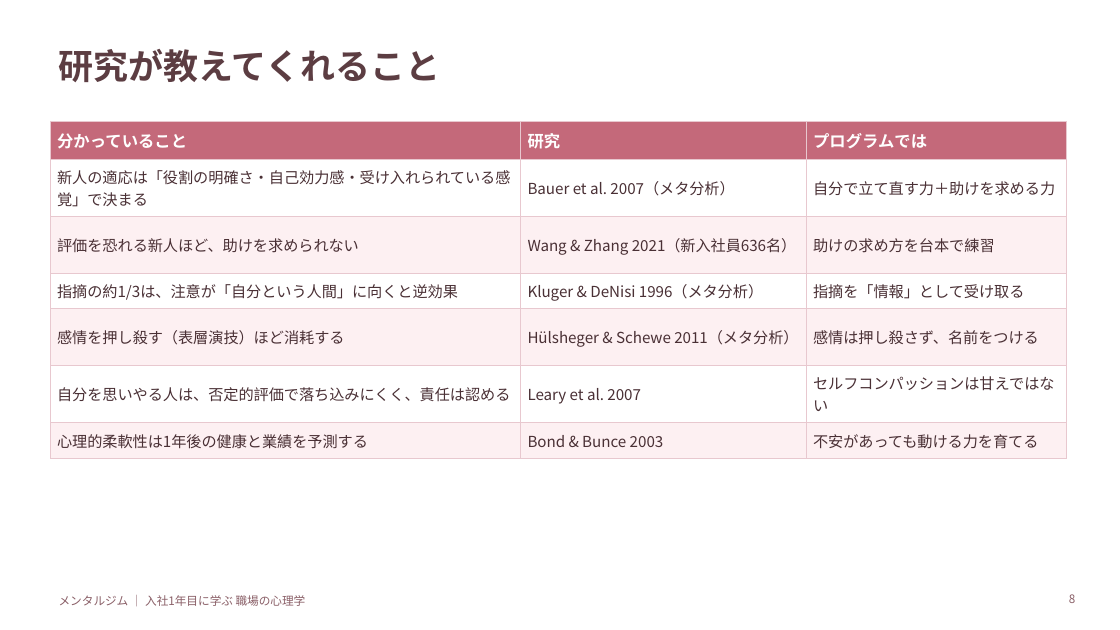
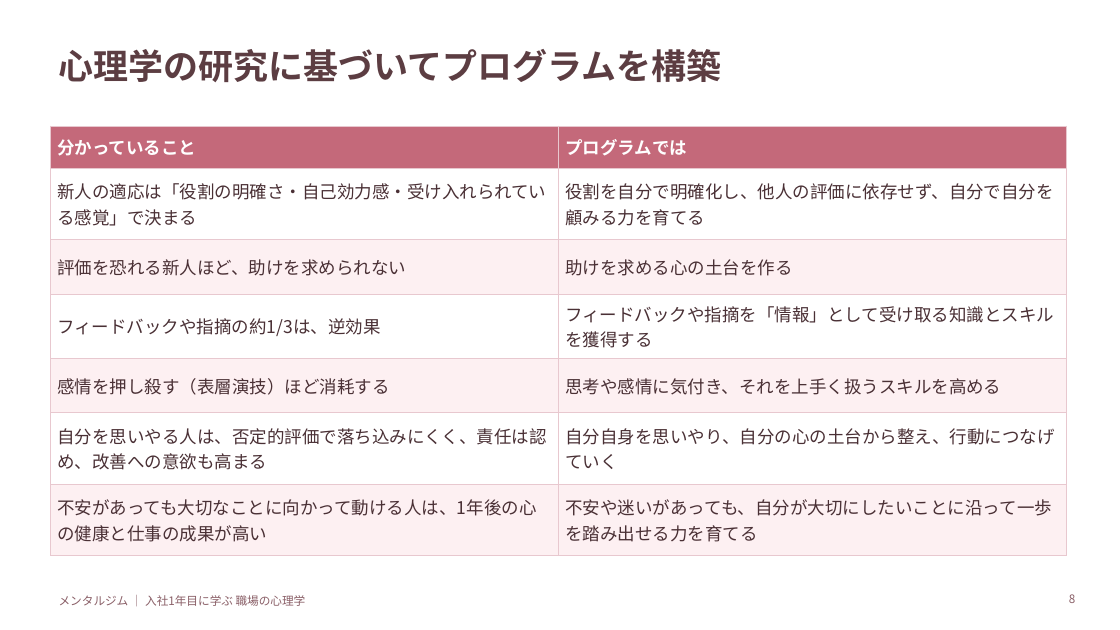
Before and after one commit to cocorest/mentalgym, a slide deck: slide 8 of programs/newcomer-first-year/slides/01_本研修_入社1年目に学ぶ職場の心理学.pptx. Drawn at 1120x630 pixels with LibreOffice and Linux fonts; fonts in the diff are those of the drawing. Boxes give left, top, right and bottom in pixels: in the first picture for what was removed or moved away, otherwise in the second. Text is boxed around its words. In the diff, an @@ line names an element or a change of style, - is before the commit and + after.

```diff
--- a/programs/newcomer-first-year/slides/01_本研修_入社1年目に学ぶ職場の心理学.pptx
+++ b/programs/newcomer-first-year/slides/01_本研修_入社1年目に学ぶ職場の心理学.pptx
@@ title at bbox=[59, 49, 722, 82]: text changed @@
-研究が教えてくれること
+心理学の研究に基づいてプログラムを構築
@@ table at bbox=[50, 126, 1067, 546] @@
-column 1: 分かっていること | 新人の適応は「役割の明確さ・自己効力感・受け入れられている感覚」で決まる | 評価を恐れる新人ほど、助けを求められない | 指摘の約1/3は、注意が「自分という人間」に向くと逆効果 | 感情を押し殺す（表層演技）ほど消耗する | 自分を思いやる人は、否定的評価で落ち込みにくく、責任は認める | 心理的柔軟性は1年後の健康と業績を予測する
-column 2: 研究 | Bauer et al. 2007（メタ分析） | Wang & Zhang 2021（新入社員636名） | Kluger & DeNisi 1996（メタ分析） | Hülsheger & Schewe 2011（メタ分析） | Leary et al. 2007 | Bond & Bunce 2003
-column 3: プログラムでは | 自分で立て直す力＋助けを求める力 | 助けの求め方を台本で練習 | 指摘を「情報」として受け取る | 感情は押し殺さず、名前をつける | セルフコンパッションは甘えではない | 不安があっても動ける力を育てる
+column 1: 分かっていること | 新人の適応は「役割の明確さ・自己効力感・受け入れられている感覚」で決まる | 評価を恐れる新人ほど、助けを求められない | フィードバックや指摘の約1/3は、逆効果 | 感情を押し殺す（表層演技）ほど消耗する | 自分を思いやる人は、否定的評価で落ち込みにくく、責任は認め、改善への意欲も高まる | 不安があっても大切なことに向かって動ける人は、1年後の心の健康と仕事の成果が高い
+column 2: プログラムでは | 役割を自分で明確化し、他人の評価に依存せず、自分で自分を顧みる力を育てる | 助けを求める心の土台を作る | フィードバックや指摘を「情報」として受け取る知識とスキルを獲得する | 思考や感情に気付き、それを上手く扱うスキルを高める | 自分自身を思いやり、自分の心の土台から整え、行動につなげていく | 不安や迷いがあっても、自分が大切にしたいことに沿って一歩を踏み出せる力を育てる
@@ table: place and size @@
-table at bbox=[50, 122, 1067, 453]
+table at bbox=[50, 126, 1067, 546]
```
Also in this commit, not shown: 2 slides added, 1 slide removed, 3 other files.
